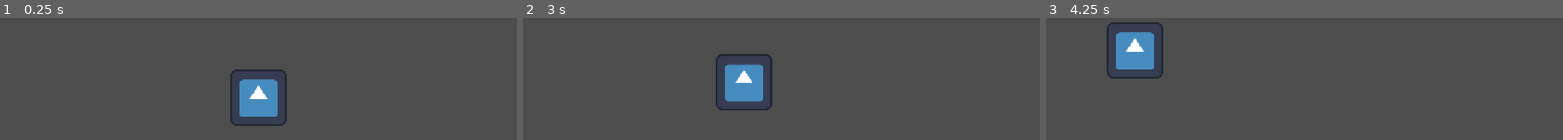
Above: before the commit, frames 1-3 (left to right).
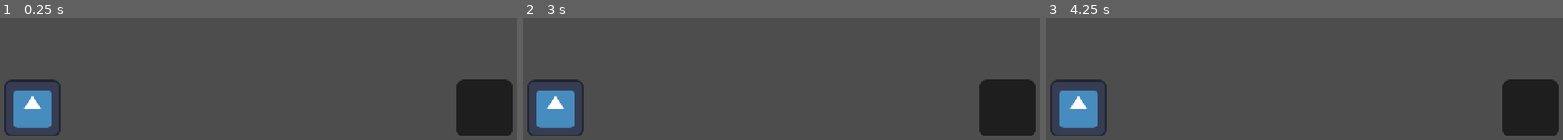
Above: after the commit, the same moments.

Repository: Coffee-Student/TEA_Game
Game: Godot game, scene res://main.tscn
The game is run twice, just before and just after one commit, with the same random seed, the same clock (stepped at 60 frames per second) and the same inputs. The engine's default icon, where the game draws it, is replaced by a stand-in: a white triangle on a blue panel in a dark square.
Inputs (mouse positions are in pixels of both pictures, inside the frame that each line leads up to):
- Up to frame 1 (0.25 s): no input
- Up to frame 2 (3 s): tap Enter at 0.5, 2 s; move the mouse to (outside the picture) at 0.52 s; click (outside the picture) at 0.67 s; tap Space at 1.25, 2.75 s; drag from (outside the picture) to (outside the picture) at 1.27 s; move the mouse to (610, 49) at 2.02 s; click (610, 49) at 2.17 s; drag from (807, 97) to (610, 49) at 2.77 s
- Up to frame 3 (4.25 s): tap Enter at 3.5 s; move the mouse to (1221, 18) at 3.52 s; click (1221, 18) at 3.67 s

The runs differ from the first frame. In frame 1, 11% of the frame differs, in the area x 0-100%, y 42-97%; in frame 2, 11%, in the area x 0-100%, y 29-97%; in frame 3, 11%.

Commit message:
Implementação lógica de encaixe por distância

Diff:
--- a/main.tscn
+++ b/main.tscn
@@ -6,6 +6,11 @@
 [node name="Main" type="Node2D" unique_id=65788819]
 
 [node name="Sprite2D" type="Sprite2D" parent="." unique_id=157572213]
-position = Vector2(640, 360)
+position = Vector2(128, 384)
 texture = ExtResource("1_0xm2m")
 script = ExtResource("2_h2yge")
+
+[node name="Alvo" type="Sprite2D" parent="." unique_id=1445836368]
+modulate = Color(0, 0, 0, 0.60784316)
+position = Vector2(1152, 384)
+texture = ExtResource("1_0xm2m")
--- a/sprite_2d.gd
+++ b/sprite_2d.gd
@@ -5,16 +5,19 @@
 func _input(event):
 	# Evento toque/clique
 	if event is InputEventMouseButton or event is InputEventScreenTouch:
-		# Touch Down
-		if event.pressed:
-			# Verifica toque "touch down"
+		if event.pressed: # Touch Down
 			if get_rect().has_point(to_local(event.position)):
 				arrastando = true
 		else:
-			# Soltou o toque "touch up"
-			arrastando = false
+			arrastando = false # Touch up
+			# 1. Localiza o nó do Alvo na cena
+			var alvo = get_parent().get_node("Alvo")
+			# 2. Se a distância até o alvo for menor que 100 pixels...
+			if global_position.distance_to(alvo.global_position) < 100:
+			# 3. O robô "pula" para a posição exata do alvo
+				global_position = alvo.global_position
 
-	# Arrastando para se mover
+		# Evento mover mouse/toque
 	if event is InputEventMouseMotion or event is InputEventScreenDrag:
 		if arrastando:
 			# Movimentação
